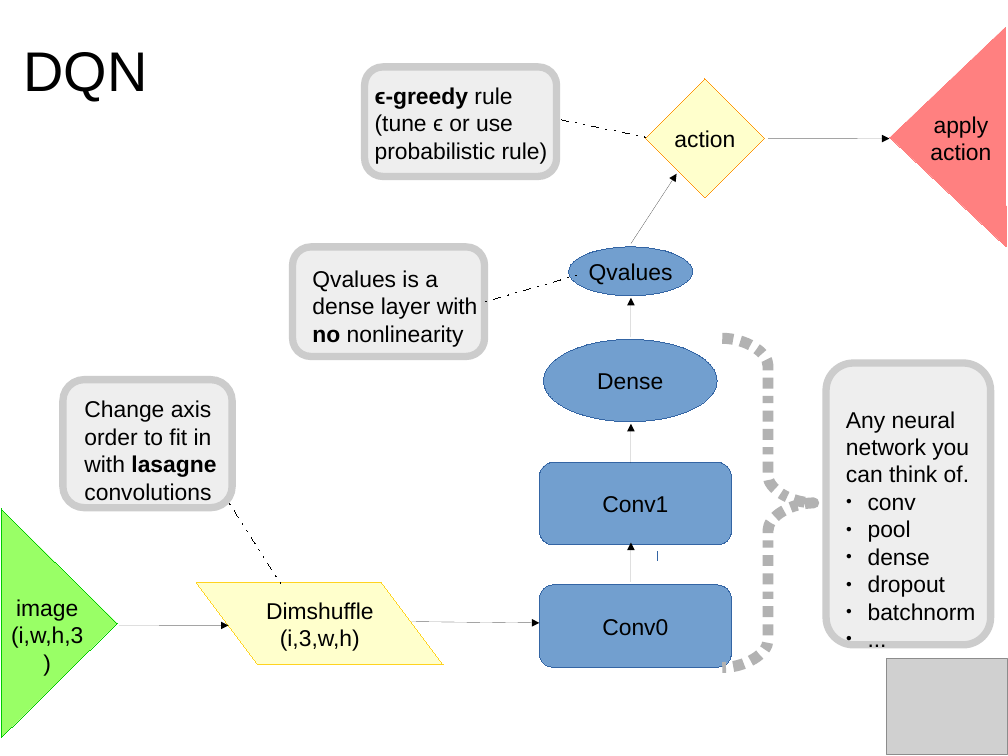
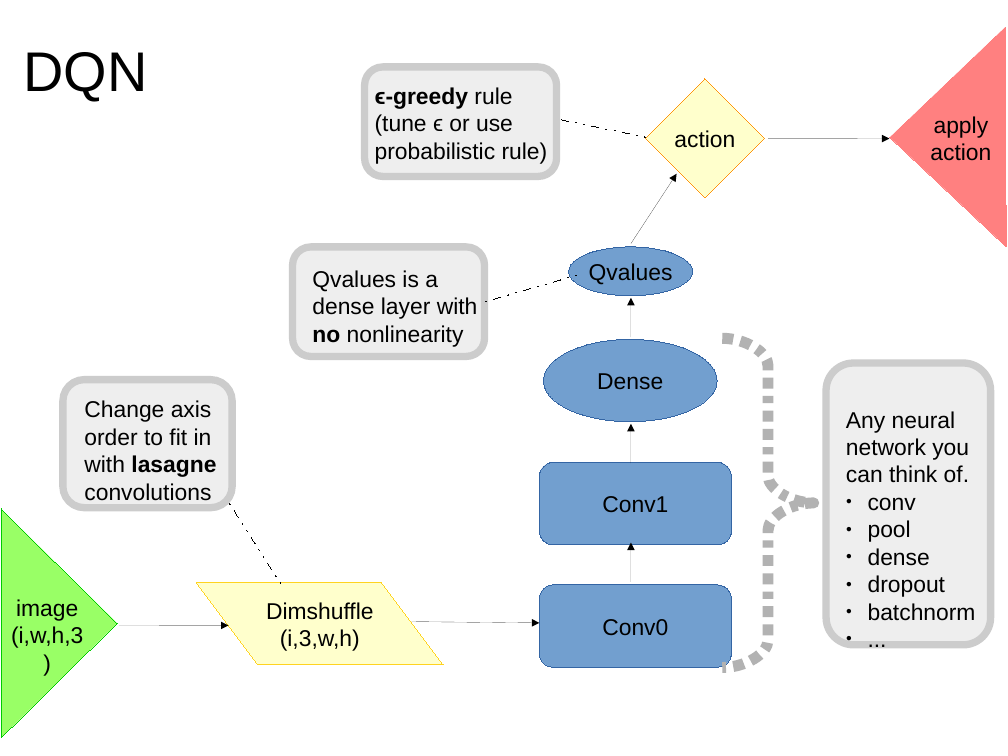
Before and after one commit to yandexdataschool/dqn_binder, a slide deck: slide 16 of slides.odp (slide 15 before the commit). Drawn at 1008x756 pixels with LibreOffice and Linux fonts; fonts in the diff are those of the drawing; grey boxes stand for pictures. Boxes give left, top, right and bottom in pixels: in the first picture for what was removed or moved away, otherwise in the second. Text is boxed around its words. In the diff, an @@ line names an element or a change of style, - is before the commit and + after.

```diff
--- a/slides.odp
+++ b/slides.odp
@@ triangle removed at box(658, 552, 658, 561) @@
@@ picture removed at box(887, 659, 1007, 755) @@
```
Also in this commit, not shown: 1 other slide changed, 3 slides added, 1 slide removed, 2 other files.
